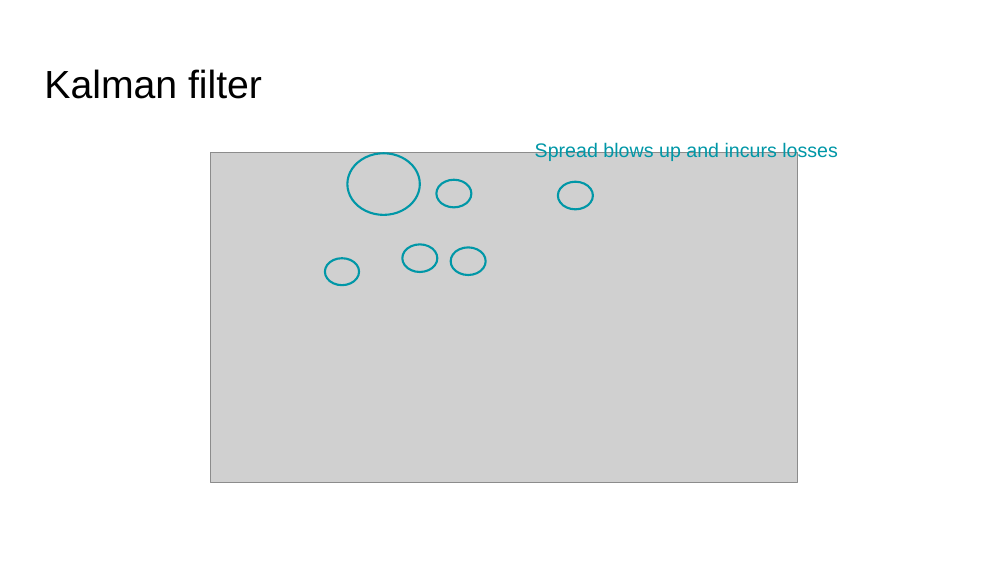
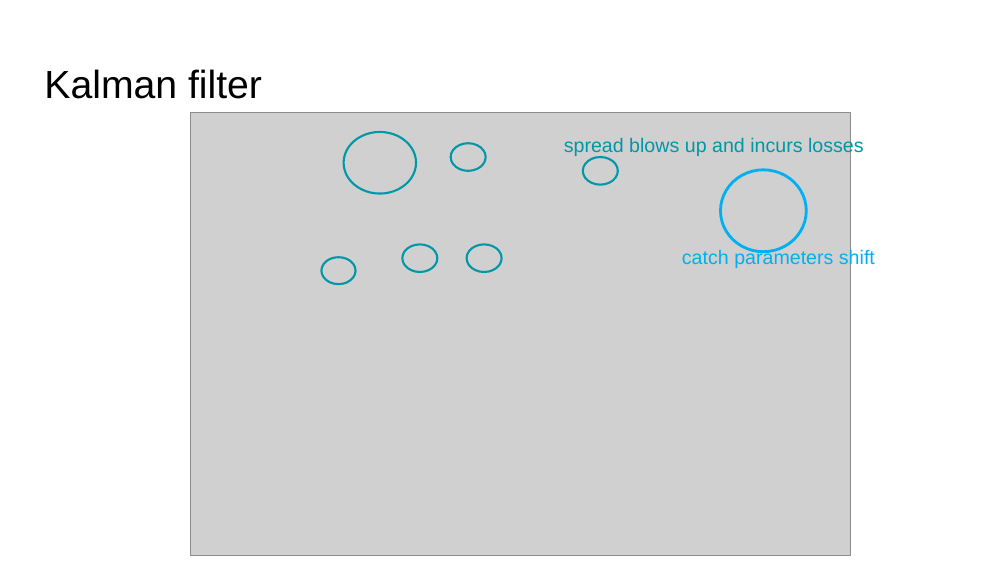
Before and after one commit to thtang/Pair-trading, a slide deck: slide 24 of Pair trading for Currencies.pptx. Drawn at 1008x567 pixels with LibreOffice and Linux fonts; fonts in the diff are those of the drawing; grey boxes stand for pictures. Boxes give left, top, right and bottom in pixels: in the first picture for what was removed or moved away, otherwise in the second. Text is boxed around its words. In the diff, an @@ line names an element or a change of style, - is before the commit and + after.

```diff
--- a/Pair trading for Currencies.pptx
+++ b/Pair trading for Currencies.pptx
@@ picture: place and size @@
-picture at box(211, 152, 797, 483)
+picture at box(191, 112, 850, 555)
@@ ellipse: place and size @@
-ellipse at box(348, 153, 420, 215)
+ellipse at box(344, 132, 416, 194)
@@ ellipse: place and size @@
-ellipse at box(436, 179, 472, 207)
+ellipse at box(451, 143, 486, 170)
@@ text at box(564, 136, 864, 156): text changed @@
-Spread blows up and incurs losses
+spread blows up and incurs losses
@@ ellipse: place and size @@
-ellipse at box(558, 181, 594, 209)
+ellipse at box(583, 157, 618, 184)
@@ ellipse added at box(721, 169, 806, 251), outline #00B0F0 2 pt @@
@@ ellipse: place and size @@
-ellipse at box(451, 247, 486, 274)
+ellipse at box(467, 244, 502, 271)
@@ text added at box(682, 249, 875, 269), 14 pt, text #00B0F0 @@
+catch parameters shift
```
Also in this commit, not shown: 12 other slides changed, 1 slide removed, 16 other files.
